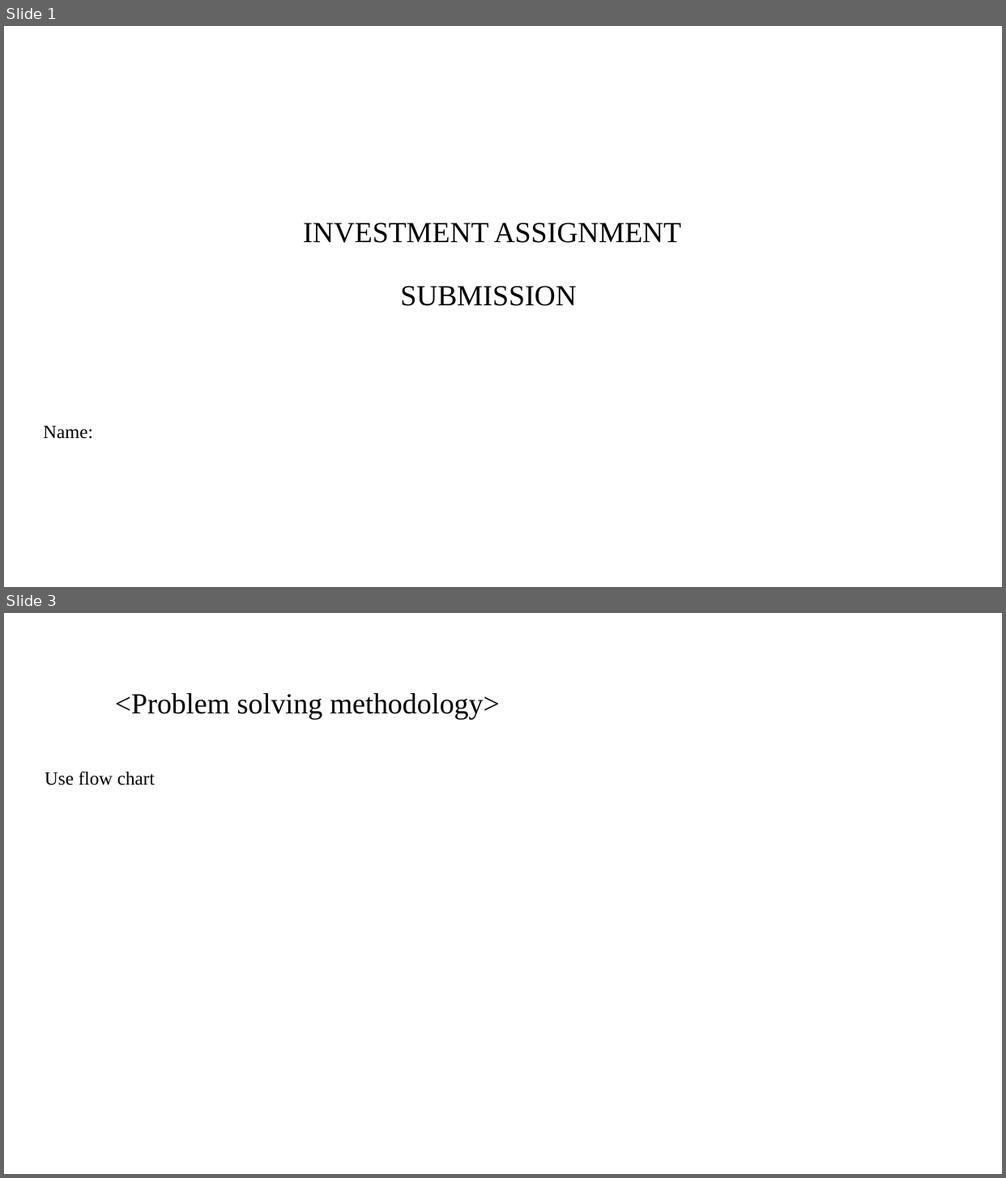
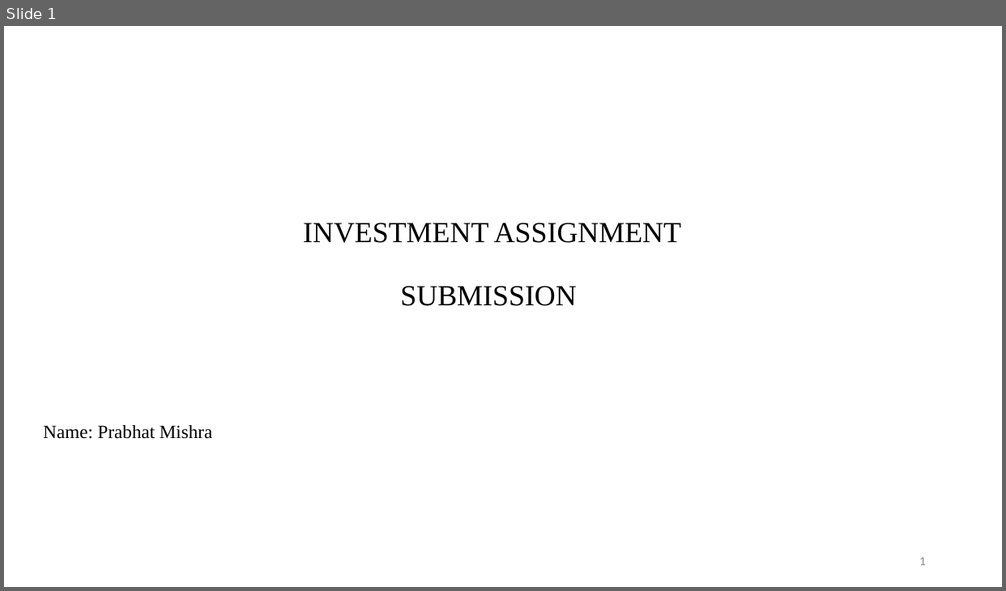
Before and after one commit to prabhatm0307/ai-ml, a slide deck: 2. Stats Essentials/2.Investment Assignment/INVEST.pptx. Shown one above the other, each under a label of ours: slides 1 and 3 before the commit, slide 1 after it; the slides between them are not shown. The pictures are 1006x1178 and 1006x591 pixels, drawn with LibreOffice and Linux fonts; fonts in the diff are those of the drawing; background and template pictures are left out. Boxes give left, top, right and bottom in pixels: in the first picture for what was removed or moved away, otherwise in the second. Text is boxed around its words. In the diff, an @@ line names an element or a change of style, - is before the commit and + after.

```diff
--- a/2. Stats Essentials/2.Investment Assignment/INVEST.pptx
+++ b/2. Stats Essentials/2.Investment Assignment/INVEST.pptx
@@ slide 3 removed at (4,613,1002,1174), background #FFFFFF @@
@@ title removed at (115,693,500,720) @@
-<Problem solving methodology>
@@ text removed at (44,771,155,786) @@
-Use flow chart
@@ slide 1 changed as well @@
@@ subtitle at (43,425,212,439): text changed @@
-Name:
+Name: Prabhat Mishra
@@ page number added at (919,557,926,565), 12 pt, text #8C8C8C @@
+1
```
Also in this commit, not shown: 7 slides added, 8 other slides removed, 6 other files.
